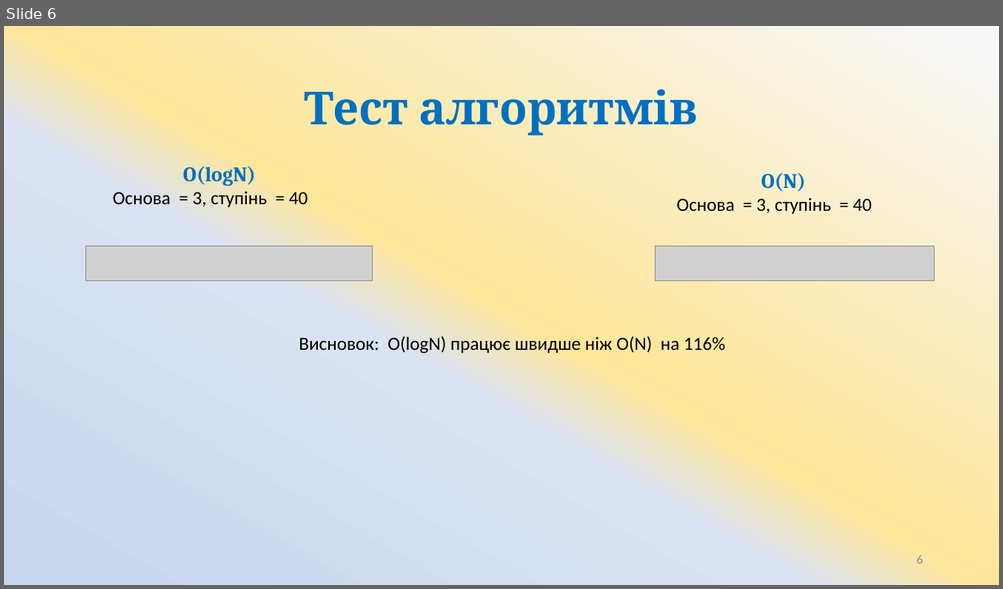
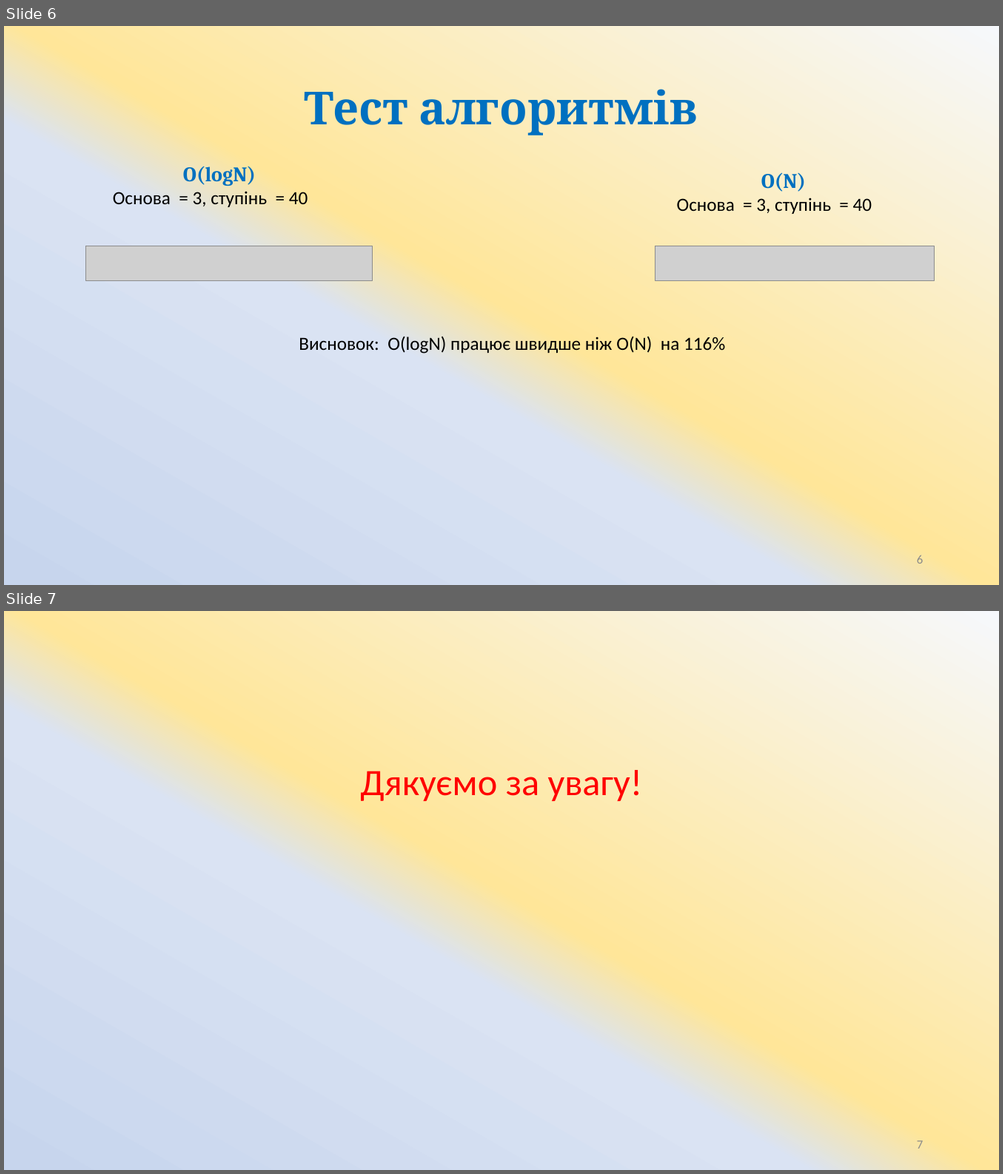
Before and after one commit to ArtemKlym/git_presentation, a slide deck: Git_1 part.pptx. Shown one above the other, each under a label of ours: slide 6 before the commit, slides 6 and 7 after it. The pictures are 1003x589 and 1003x1174 pixels, drawn with LibreOffice and Linux fonts; fonts in the diff are those of the drawing; grey boxes stand for pictures. Boxes give left, top, right and bottom in pixels: in the first picture for what was removed or moved away, otherwise in the second. Text is boxed around its words. In the diff, an @@ line names an element or a change of style, - is before the commit and + after.

Commit message:
Ending addded

```diff
--- a/Git_1 part.pptx
+++ b/Git_1 part.pptx
@@ slide 7 added at [4,611,999,1170], background gradient #F6F8FC to #FFE699 to #DAE3F3 to #C7D5ED @@
@@ text added at [360,770,643,801], 36 pt, text #FF0000 @@
+Дякуємо за увагу!
@@ page number added at [916,1141,922,1149], 12 pt, text #8C8C8C @@
+7
```
